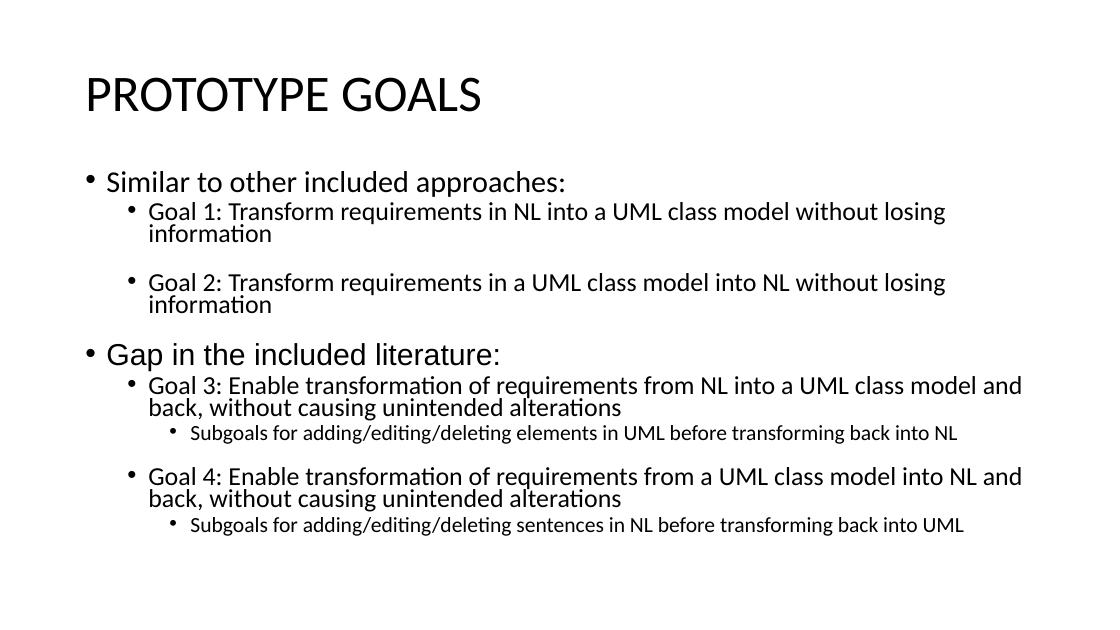
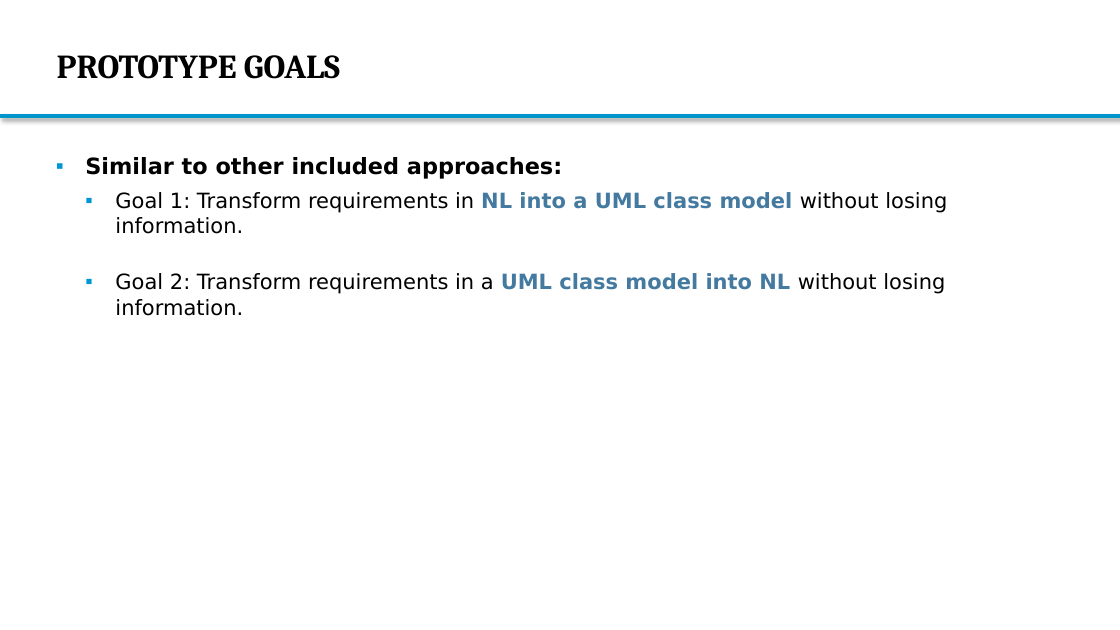
Before and after one commit to Bimi1804/BiT-ReNU, a slide deck: slide 8 of MasterThesis_Presentation2_MarkusBimassl.pptx. Drawn at 1120x630 pixels with LibreOffice and Linux fonts; fonts in the diff are those of the drawing; background and template pictures are left out. Boxes give left, top, right and bottom in pixels: in the first picture for what was removed or moved away, otherwise in the second. Text is boxed around its words. In the diff, an @@ line names an element or a change of style, - is before the commit and + after.

```diff
--- a/MasterThesis_Presentation2_MarkusBimassl.pptx
+++ b/MasterThesis_Presentation2_MarkusBimassl.pptx
@@ title "PROTOTYPE GOALS": place and size @@
-title "PROTOTYPE GOALS" at (85,77,482,112)
+title "PROTOTYPE GOALS" at (57,55,340,79)
@@ title "PROTOTYPE GOALS" at (57,55,340,79): size 44 to 28.8 pt, font Calibri to Cambria, bold on; line spacing 0.9 to 1 @@
@@ rectangle added at (0,115,1120,118), fill #0C94B7, outline #0096D3 1 pt @@
@@ text "Similar to other included approaches:": place and size @@
-text "Similar to other included approaches:" at (106,171,1023,536)
+text "Similar to other included approaches:" at (85,157,947,316)
@@ text at (85,157,562,179): size 25.9 to 19.2 pt, font Calibri to DejaVu Sans, bold on in "Similar to other included approaches:"; bullet • to ▪; line spacing 0.7 to 1; less space between paragraphs @@
@@ text at (115,192,947,316): text changed; size 22.2 to 18 pt; font Calibri to DejaVu Sans @@
-  • Goal 1: Transform requirements in NL into a UML class model without losing information
-  • Goal 2: Transform requirements in a UML class model into NL without losing information
-• Gap in the included literature:
-  • Goal 3: Enable transformation of requirements from NL into a UML class model and back, without causing unintended alterations
-    • Subgoals for adding/editing/deleting elements in UML before transforming back into NL
-  • Goal 4: Enable transformation of requirements from a UML class model into NL and back, without causing unintended alterations
-    • Subgoals for adding/editing/deleting sentences in NL before transforming back into UML
+  ▪ Goal 1: Transform requirements in NL into a UML class model without losing information.
+  ▪ Goal 2: Transform requirements in a UML class model into NL without losing information.
```
Also in this commit, not shown: 42 other slides changed, 5 slides added.
